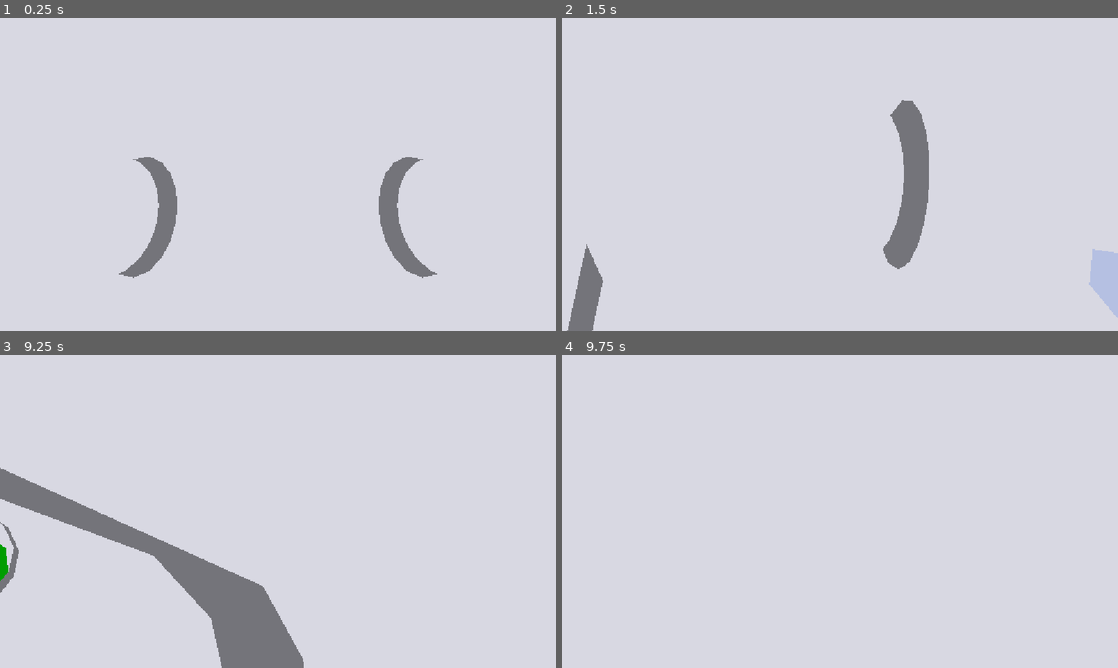
Above: before the commit, frames 1-4 (two rows, left to right).
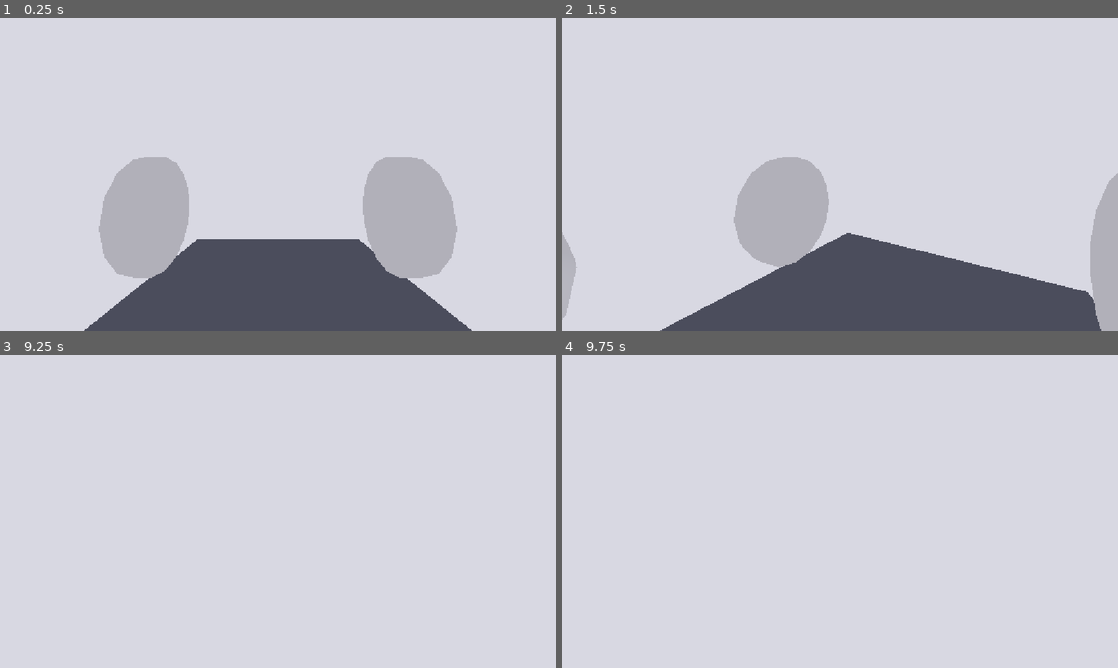
Above: after the commit, the same moments.

Repository: CUGG-2025-Puzzlers/penguin-heist
Game: Godot game, scene res://world/maps/rooms/Safe.tscn
Two runs of this game, one before a commit and one after it. Both use one fixed random seed, a clock stepped at 60 frames per second and the inputs below. This scene is started directly instead of the project's main scene.
Inputs (mouse positions are in pixels of both pictures, inside the frame that each line leads up to):
- Up to frame 1 (0.25 s): no input
- Up to frame 2 (1.5 s): move the mouse to (962, 158) at 0.52 s; hold D (input_right) 0.53-1.28 s; tap P (input_freefly) at 0.6 s; click (962, 158) at 0.67 s; tap Space (input_jump) at 0.77 s; move the mouse to (812, 174) at 1.27 s; hold W (input_forward) from 1.28 s (still down); tap Shift (input_sprint) at 1.35 s
- Up to frame 3 (9.25 s): tap Space (input_jump) at 1.52, 3.02, 3.5, 3.77, 4.52, 5, 6.02, 6.5, 6.77, 7.52, 9.02 s; move the mouse to (289, 505) at 2.02 s; tap P (input_freefly) every 1.5 s from 2.1 to 8.1 s; tap Enter at 2.75, 4.25, 5.75 s; move the mouse to (272, 517) at 2.77 s; tap Shift (input_sprint) every 1.5 s from 2.85 to 8.85 s; click (272, 517) at 2.92 s; move the mouse to (316, 514) at 3.52 s; move the mouse to (233, 508) at 4.27 s; move the mouse to (283, 511) at 5.02 s; click (283, 511) at 5.17 s; move the mouse to (255, 505) at 5.77 s; release W (input_forward) at 5.78 s; hold D (input_right) 5.78-6.53 s; move the mouse to (305, 511) at 6.52 s; hold W (input_forward) 6.53-8.78 s; move the mouse to (250, 511) at 7.27 s; click (250, 511) at 7.42 s; move the mouse to (289, 505) at 8.02 s; move the mouse to (272, 517) at 8.77 s; hold A (input_left) from 8.78 s (still down)
- Up to frame 4 (9.75 s): move the mouse to (878, 514) at 9.52 s; release A (input_left) at 9.53 s; hold W (input_forward) from 9.53 s (still down); tap P (input_freefly) at 9.6 s; click (878, 514) at 9.67 s

The runs differ from the first frame. In frame 1, 25% of the frame differs, in the area x 15-85%, y 44-100%; in frame 2, 25%, in the area x 0-100%, y 26-100%; in frame 3, 7.4%; in frame 4, nothing differs.

Commit message:
Added lighting and vault doors to safe room

Diff:
--- a/world/maps/rooms/Safe.tscn
+++ b/world/maps/rooms/Safe.tscn
@@ -1,6 +1,9 @@
-[gd_scene format=3 uid="uid://cj0ekuw6lhlf1"]
+[gd_scene format=3 uid="uid://cggb381w5poes"]
 
 [ext_resource type="PackedScene" uid="uid://bs72ogkvdd7d6" path="res://addons/proto_controller/proto_controller.tscn" id="1_b7yed"]
+
+[sub_resource type="StandardMaterial3D" id="StandardMaterial3D_sontw"]
+albedo_color = Color(0.82, 0.82, 0.82, 1)
 
 [sub_resource type="StandardMaterial3D" id="StandardMaterial3D_hj6nr"]
 albedo_color = Color(0, 0.7294118, 0, 1)
@@ -10,6 +13,9 @@
 
 [sub_resource type="StandardMaterial3D" id="StandardMaterial3D_tsqha"]
 albedo_color = Color(0.8392157, 0.8901961, 1, 1)
+
+[sub_resource type="StandardMaterial3D" id="StandardMaterial3D_m1pxy"]
+albedo_color = Color(0.3526, 0.3602533, 0.41, 1)
 
 [sub_resource type="StandardMaterial3D" id="StandardMaterial3D_8s5ki"]
 
@@ -35,6 +41,48 @@
 [node name="CSGCombiner3D" type="CSGCombiner3D" parent="." unique_id=484807707]
 use_collision = true
 
+[node name="Vault Door4" type="CSGCylinder3D" parent="CSGCombiner3D" unique_id=301569810]
+transform = Transform3D(-4.371139e-08, 1, -4.371139e-08, 0, -4.371139e-08, -1, -1, -4.371139e-08, 3.5527137e-15, 8, 0.8499999, 26.325)
+radius = 1.2
+height = 1.25
+sides = 16
+material = SubResource("StandardMaterial3D_sontw")
+
+[node name="Vault Door5" type="CSGCylinder3D" parent="CSGCombiner3D" unique_id=736942564]
+transform = Transform3D(-4.371139e-08, 1, -4.371139e-08, 0, -4.371139e-08, -1, -1, -4.371139e-08, 3.5527137e-15, 8, 0.85, 21.725)
+radius = 1.2
+height = 1.25
+sides = 16
+material = SubResource("StandardMaterial3D_sontw")
+
+[node name="Vault Door6" type="CSGCylinder3D" parent="CSGCombiner3D" unique_id=232877074]
+transform = Transform3D(-4.371139e-08, 1, -4.371139e-08, 0, -4.371139e-08, -1, -1, -4.371139e-08, 3.5527137e-15, 8, 0.85, 17.525)
+radius = 1.2
+height = 1.25
+sides = 16
+material = SubResource("StandardMaterial3D_sontw")
+
+[node name="Vault Door7" type="CSGCylinder3D" parent="CSGCombiner3D" unique_id=1812477643]
+transform = Transform3D(-4.371139e-08, 1, -4.371139e-08, 0, -4.371139e-08, -1, -1, -4.371139e-08, 3.5527137e-15, 13.9, 0.84999996, 26.325)
+radius = 1.2
+height = 1.25
+sides = 16
+material = SubResource("StandardMaterial3D_sontw")
+
+[node name="Vault Door8" type="CSGCylinder3D" parent="CSGCombiner3D" unique_id=991446355]
+transform = Transform3D(-4.371139e-08, 1, -4.371139e-08, 0, -4.371139e-08, -1, -1, -4.371139e-08, 3.5527137e-15, 13.9, 0.85, 21.725)
+radius = 1.2
+height = 1.25
+sides = 16
+material = SubResource("StandardMaterial3D_sontw")
+
+[node name="Vault Door9" type="CSGCylinder3D" parent="CSGCombiner3D" unique_id=1307577674]
+transform = Transform3D(-4.371139e-08, 1, -4.371139e-08, 0, -4.371139e-08, -1, -1, -4.371139e-08, 3.5527137e-15, 13.9, 0.85, 17.525)
+radius = 1.2
+height = 1.25
+sides = 16
+material = SubResource("StandardMaterial3D_sontw")
+
 [node name="Stack of cash" type="CSGBox3D" parent="CSGCombiner3D" unique_id=39811807]
 transform = Transform3D(1, 0, 0, 0, 1, 0, 0, 0, 1, 4.7643557, 0, 17.2)
 size = Vector3(1.5, 1, 2)
@@ -61,9 +109,9 @@
 material = SubResource("StandardMaterial3D_tsqha")
 
 [node name="Floor" type="CSGBox3D" parent="CSGCombiner3D" unique_id=1823755738]
-transform = Transform3D(1, 0, 0, 0, 1, 0, 0, 0, 1, 11.114355, -1, 22)
-size = Vector3(18.07129, 1, 16)
-material = SubResource("StandardMaterial3D_8s5ki")
+transform = Transform3D(1, 0, 0, 0, 1, 0, 0, 0, 1, 11.799999, -1, 21.75)
+size = Vector3(19.5, 1, 16.300001)
+material = SubResource("StandardMaterial3D_m1pxy")
 
 [node name="Ceiling" type="CSGBox3D" parent="CSGCombiner3D" unique_id=1340511562]
 transform = Transform3D(1, 0, 0, 0, 1, 0, 0, 0, 1, 11.049744, 3, 21.958252)
@@ -133,6 +181,16 @@
 
 [node name="CSGBox3D3" type="CSGBox3D" parent="CSGCombiner3D/CSGCombiner3D" unique_id=309893578]
 transform = Transform3D(1, 0, 0, 0, 1, 0, 0, 0, 1, -5.7500005, -9.800001, -0.14999938)
+size = Vector3(5.1, 0.2, 3.1000001)
+material = SubResource("StandardMaterial3D_sgdt2")
+
+[node name="CSGBox3D4" type="CSGBox3D" parent="CSGCombiner3D/CSGCombiner3D" unique_id=1189058526]
+transform = Transform3D(1, 0, 0, 0, 1, 0, 0, 0, 1, 5.25, -5.5, -0.14999962)
+size = Vector3(5.1, 0.2, 3.1000001)
+material = SubResource("StandardMaterial3D_sgdt2")
+
+[node name="CSGBox3D5" type="CSGBox3D" parent="CSGCombiner3D/CSGCombiner3D" unique_id=1467579898]
+transform = Transform3D(1, 0, 0, 0, 1, 0, 0, 0, 1, 5.25, -9.800001, -0.14999938)
 size = Vector3(5.1, 0.2, 3.1000001)
 material = SubResource("StandardMaterial3D_sgdt2")
 
@@ -174,123 +232,63 @@
 size = Vector3(0.3, 0.3, 0.5)
 material = SubResource("StandardMaterial3D_l6v6b")
 
-[node name="LightsRow1" type="Node3D" parent="." unique_id=319850313]
-transform = Transform3D(1, 0, 0, 0, 1, 0, 0, 0, 1, 0, 0, 26.100002)
-visible = false
-
-[node name="OmniLight3D3" type="OmniLight3D" parent="LightsRow1" unique_id=349828695]
-transform = Transform3D(-1, -8.742278e-08, 0, 8.742278e-08, -1, 0, 0, 0, 1, 6, 2.4, 0)
-light_size = 0.1
-shadow_enabled = true
-omni_range = 10.0
-omni_attenuation = 2.0
-
-[node name="OmniLight3D4" type="OmniLight3D" parent="LightsRow1" unique_id=512161852]
-transform = Transform3D(-1, -8.742278e-08, 0, 8.742278e-08, -1, 0, 0, 0, 1, 9, 2.4, 0)
-light_size = 0.1
-shadow_enabled = true
-omni_range = 10.0
-omni_attenuation = 2.0
-
-[node name="OmniLight3D5" type="OmniLight3D" parent="LightsRow1" unique_id=2055051538]
-transform = Transform3D(-1, -8.742278e-08, 0, 8.742278e-08, -1, 0, 0, 0, 1, 12, 2.4, 0)
-light_size = 0.1
-shadow_enabled = true
-omni_attenuation = 2.0
-
-[node name="OmniLight3D6" type="OmniLight3D" parent="LightsRow1" unique_id=2052857043]
-transform = Transform3D(-1, -8.742278e-08, 0, 8.742278e-08, -1, 0, 0, 0, 1, 15, 2.4, 0)
-light_size = 0.1
-shadow_enabled = true
-omni_attenuation = 2.0
-
-[node name="LightsRow2" type="Node3D" parent="." unique_id=1963274692]
-transform = Transform3D(1, 0, 0, 0, 1, 0, 0, 0, 1, 0, 0, 23.100002)
-visible = false
-
-[node name="OmniLight3D3" type="OmniLight3D" parent="LightsRow2" unique_id=1432806901]
-transform = Transform3D(-1, -8.742278e-08, 0, 8.742278e-08, -1, 0, 0, 0, 1, 6, 2.4, 0)
-light_size = 0.1
-shadow_enabled = true
-omni_range = 10.0
-omni_attenuation = 2.0
-
-[node name="OmniLight3D4" type="OmniLight3D" parent="LightsRow2" unique_id=1245277596]
-transform = Transform3D(-1, -8.742278e-08, 0, 8.742278e-08, -1, 0, 0, 0, 1, 9, 2.4, 0)
-light_size = 0.1
-shadow_enabled = true
-omni_range = 10.0
-omni_attenuation = 2.0
-
-[node name="OmniLight3D5" type="OmniLight3D" parent="LightsRow2" unique_id=890928969]
-transform = Transform3D(-1, -8.742278e-08, 0, 8.742278e-08, -1, 0, 0, 0, 1, 12, 2.4, 0)
-light_size = 0.1
-shadow_enabled = true
-omni_range = 10.0
-omni_attenuation = 2.0
-
-[node name="OmniLight3D6" type="OmniLight3D" parent="LightsRow2" unique_id=61684756]
-transform = Transform3D(-1, -8.742278e-08, 0, 8.742278e-08, -1, 0, 0, 0, 1, 15, 2.4, 0)
-light_size = 0.1
-shadow_enabled = true
-omni_range = 10.0
-omni_attenuation = 2.0
-
-[node name="LightsRow3" type="Node3D" parent="." unique_id=1028172251]
-transform = Transform3D(1, 0, 0, 0, 1, 0, 0, 0, 1, 0, 0, 20.100002)
-visible = false
-
-[node name="OmniLight3D3" type="OmniLight3D" parent="LightsRow3" unique_id=1212533699]
-transform = Transform3D(-1, -8.742278e-08, 0, 8.742278e-08, -1, 0, 0, 0, 1, 6, 2.4, 0)
-light_size = 0.1
-shadow_enabled = true
-omni_attenuation = 2.0
-
-[node name="OmniLight3D4" type="OmniLight3D" parent="LightsRow3" unique_id=845660421]
-transform = Transform3D(-1, -8.742278e-08, 0, 8.742278e-08, -1, 0, 0, 0, 1, 9, 2.4, 0)
-light_size = 0.1
-shadow_enabled = true
-omni_attenuation = 2.0
-
-[node name="OmniLight3D5" type="OmniLight3D" parent="LightsRow3" unique_id=836582824]
-transform = Transform3D(-1, -8.742278e-08, 0, 8.742278e-08, -1, 0, 0, 0, 1, 12, 2.4, 0)
-light_size = 0.1
-shadow_enabled = true
-omni_attenuation = 2.0
-
-[node name="OmniLight3D6" type="OmniLight3D" parent="LightsRow3" unique_id=357823549]
-transform = Transform3D(-1, -8.742278e-08, 0, 8.742278e-08, -1, 0, 0, 0, 1, 15, 2.4, 0)
-light_size = 0.1
-shadow_enabled = true
-omni_attenuation = 2.0
-
-[node name="LightsRow4" type="Node3D" parent="." unique_id=1973573251]
-transform = Transform3D(1, 0, 0, 0, 1, 0, 0, 0, 1, 0, 0, 17.100002)
-visible = false
-
-[node name="OmniLight3D3" type="OmniLight3D" parent="LightsRow4" unique_id=959631172]
-transform = Transform3D(-1, -8.742278e-08, 0, 8.742278e-08, -1, 0, 0, 0, 1, 6, 2.4, 0)
-light_size = 0.1
-shadow_enabled = true
-omni_attenuation = 2.0
-
-[node name="OmniLight3D4" type="OmniLight3D" parent="LightsRow4" unique_id=1723928584]
-transform = Transform3D(-1, -8.742278e-08, 0, 8.742278e-08, -1, 0, 0, 0, 1, 9, 2.4, 0)
-light_size = 0.1
-shadow_enabled = true
-omni_attenuation = 2.0
-
-[node name="OmniLight3D5" type="OmniLight3D" parent="LightsRow4" unique_id=407594613]
-transform = Transform3D(-1, -8.742278e-08, 0, 8.742278e-08, -1, 0, 0, 0, 1, 12, 2.4, 0)
-light_size = 0.1
-shadow_enabled = true
-omni_attenuation = 2.0
-
-[node name="OmniLight3D6" type="OmniLight3D" parent="LightsRow4" unique_id=1237486425]
-transform = Transform3D(-1, -8.742278e-08, 0, 8.742278e-08, -1, 0, 0, 0, 1, 15, 2.4, 0)
-light_size = 0.1
-shadow_enabled = true
-omni_attenuation = 2.0
+[node name="RoomLights" type="Node3D" parent="." unique_id=801417397]
+
+[node name="LeftVaultFront" type="SpotLight3D" parent="RoomLights" unique_id=939791631]
+transform = Transform3D(1, 0, 0, 0, -4.371139e-08, 1, 0, -1, -4.371139e-08, 5.4, 2.6, 17.5)
+light_size = 0.1
+shadow_enabled = true
+spot_range = 3.6
+spot_attenuation = 2.0
+spot_angle = 48.0
+
+[node name="LeftVaultMiddle" type="SpotLight3D" parent="RoomLights" unique_id=762813465]
+transform = Transform3D(1, 0, 0, 0, -4.371139e-08, 1, 0, -1, -4.371139e-08, 5.4, 2.6, 21.8)
+light_size = 0.1
+shadow_enabled = true
+spot_range = 3.6
+spot_attenuation = 2.0
+spot_angle = 48.0
+
+[node name="LeftVaultRear" type="SpotLight3D" parent="RoomLights" unique_id=1466401763]
+transform = Transform3D(1, 0, 0, 0, -4.371139e-08, 1, 0, -1, -4.371139e-08, 5.4, 2.6, 26.2)
+light_size = 0.1
+shadow_enabled = true
+spot_range = 3.6
+spot_attenuation = 2.0
+spot_angle = 48.0
+
+[node name="RightVaultFront" type="SpotLight3D" parent="RoomLights" unique_id=869126526]
+transform = Transform3D(1, 0, 0, 0, -4.371139e-08, 1, 0, -1, -4.371139e-08, 16.5, 2.6, 17.5)
+light_size = 0.1
+shadow_enabled = true
+spot_range = 3.6
+spot_attenuation = 2.0
+spot_angle = 48.0
+
+[node name="RightVaultMiddle" type="SpotLight3D" parent="RoomLights" unique_id=2137946360]
+transform = Transform3D(1, 0, 0, 0, -4.371139e-08, 1, 0, -1, -4.371139e-08, 16.5, 2.6, 21.8)
+light_size = 0.1
+shadow_enabled = true
+spot_range = 3.6
+spot_attenuation = 2.0
+spot_angle = 48.0
+
+[node name="RightVaultRear" type="SpotLight3D" parent="RoomLights" unique_id=775102441]
+transform = Transform3D(1, 0, 0, 0, -4.371139e-08, 1, 0, -1, -4.371139e-08, 16.5, 2.6, 26.2)
+light_size = 0.1
+shadow_enabled = true
+spot_range = 3.6
+spot_attenuation = 2.0
+spot_angle = 48.0
+
+[node name="CentralCorridor" type="SpotLight3D" parent="RoomLights" unique_id=1911438872]
+transform = Transform3D(1, 0, 0, 0, -4.371139e-08, 1, 0, -1, -4.371139e-08, 11, 2.6, 22)
+light_size = 0.1
+shadow_enabled = true
+spot_range = 4.0
+spot_attenuation = 2.0
+spot_angle = 62.0
 
 [node name="WorldEnvironment" type="WorldEnvironment" parent="." unique_id=395338415]
 environment = SubResource("Environment_b7yed")
